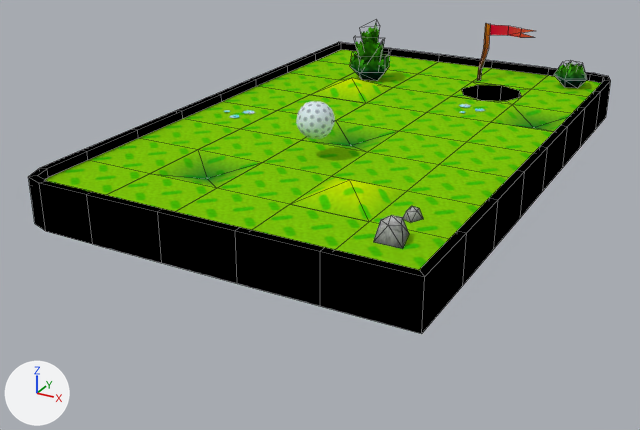
An edit to the Blender file Blends/levels/demo_04.blend, drawn before and after from the same camera.
Camera for both pictures: a 50 mm lens placed at (10.52, -20.9, 7.85), pointed at (-0.77, -0.36, -2.42). The axes (+X, +Y, +Z) are drawn at lower left. The lights are the same throughout. The older version comes first. Mesh edges are drawn as thin lines on the coarser meshes.

Objects in the first picture: 'Grass', 'Grass.001', 'Grass.008', 'Grass.010', 'Grass.033', 'Grass.034', 'GrassUp.001', 'WallSmallCorner', 'WallSmallCornerRound', 'WallSmallStraight', 'WallSmallStraight.001', 'WallSmallStraight.002' and 58 more.
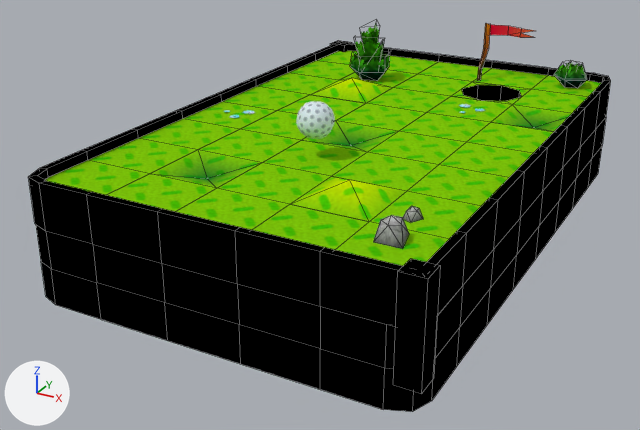
Commit message: Integrate more wall models

Location of each change, [x1, y1, x2, y2] in pixels of the pictures (640 x 430 px):
'WallBigCornerRound.001', added
    after: [320, 286, 463, 412]
'WallBigStraight.002', added
    after: [237, 284, 320, 389]
'WallBigStraight.001', added
    after: [162, 263, 241, 364]
'Pillar', added
    after: [393, 259, 440, 393]
'WallBigStraight', added
    after: [93, 244, 168, 341]
'WallBigCornerRound', added
    after: [36, 225, 101, 319]
'WallBigStraight.005', added
    after: [457, 250, 494, 366]
'WallBigStraight.006', added
    after: [487, 219, 520, 325]
'WallBigStraight.007', added
    after: [513, 192, 543, 289]
'WallBigStraight.008', added
    after: [536, 168, 563, 258]
'WallBigStraight.009', added
    after: [555, 148, 580, 232]
'WallBigStraight.010', added
    after: [573, 130, 596, 208]
'WallBigCornerRound.002', added
    after: [588, 118, 606, 187]
'Pillar.001', added
    after: [330, 41, 352, 52]

What changed in the scene script:
```text
Add col_pillar:
    col_pillar = bpy.data.collections.new('Pillar')
    col_pillar.objects.link(ob_pillar_002)
Add col_wallbigcornerround:
    col_wallbigcornerround = bpy.data.collections.new('WallBigCornerRound')
    col_wallbigcornerround.objects.link(ob_wallbigcornerround_004)
Add col_wallbigstraight:
    col_wallbigstraight = bpy.data.collections.new('WallBigStraight')
    col_wallbigstraight.objects.link(ob_wallbigstraight_018)
Add ob_pillar_002:
    ob_pillar_002 = bpy.data.objects.new('Pillar.002', me_pillar)  # a box spanning x -0.5..0.5, y -2.08..2.08, z -0.5..0.5; in mat_m_diffuse_stripes (its picture is missing)
    ob_pillar_002.location = (0.0, 0.0, 0.0)
    ob_pillar_002.rotation_euler = (1.571, 0.0, 0.0)  # degrees (90, 0, 0)
    ob_pillar_002.scale = (0.605, 0.605, 0.605)
Add ob_wallbigstraight_018:
    ob_wallbigstraight_018 = bpy.data.objects.new('WallBigStraight.018', me_wallbighstraight)  # 6 vertices, 2 faces; spans x 0.6, y -0.5..0.5, z -0.5..0.5; in mat_m_diffuse_stripes (its picture is missing)
    ob_wallbigstraight_018.location = (0.0, 0.0, 0.0)
    ob_wallbigstraight_018.rotation_euler = (1.571, 0.0, 0.0)  # degrees (90, 0, 0)
    ob_wallbigstraight_018.scale = (2.0, 2.0, 2.0)
Add ob_wallbigcornerround_004:
    ob_wallbigcornerround_004 = bpy.data.objects.new('WallBigCornerRound.004', me_wallbigcornerround)  # 15 vertices, 8 faces; spans x -0.5..0.6, y -0.5..0.5, z -0.5..0.6; in mat_m_diffuse_stripes (its picture is missing)
    ob_wallbigcornerround_004.location = (0.0, 0.0, 0.0)
    ob_wallbigcornerround_004.rotation_euler = (1.571, 0.0, 0.0)  # degrees (90, 0, 0)
    ob_wallbigcornerround_004.scale = (2.0, 2.0, 2.0)
Add ob_pillar_001:
    ob_pillar_001 = bpy.data.objects.new('Pillar.001', None)
    ob_pillar_001.location = (-5.0, 9.0, -1.0)
    ob_pillar_001.instance_type = 'COLLECTION'
    ob_pillar_001.instance_collection = col_pillar
Add ob_wallbigcornerround_002:
    ob_wallbigcornerround_002 = bpy.data.objects.new('WallBigCornerRound.002', None)
    ob_wallbigcornerround_002.location = (4.0, 8.0, -2.0)
    ob_wallbigcornerround_002.rotation_euler = (0.0, 0.0, 1.571)  # degrees (0, 0, 90)
    ob_wallbigcornerround_002.instance_type = 'COLLECTION'
    ob_wallbigcornerround_002.instance_collection = col_wallbigcornerround
Add ob_wallbigcornerround_001:
    ob_wallbigcornerround_001 = bpy.data.objects.new('WallBigCornerRound.001', None)
    ob_wallbigcornerround_001.location = (4.0, -6.0, -2.0)
    ob_wallbigcornerround_001.instance_type = 'COLLECTION'
    ob_wallbigcornerround_001.instance_collection = col_wallbigcornerround
Add ob_wallbigstraight_010:
    ob_wallbigstraight_010 = bpy.data.objects.new('WallBigStraight.010', None)
    ob_wallbigstraight_010.location = (4.0, 6.0, -2.0)
    ob_wallbigstraight_010.instance_type = 'COLLECTION'
    ob_wallbigstraight_010.instance_collection = col_wallbigstraight
Add ob_wallbigstraight_009:
    ob_wallbigstraight_009 = bpy.data.objects.new('WallBigStraight.009', None)
    ob_wallbigstraight_009.location = (4.0, 4.0, -2.0)
    ob_wallbigstraight_009.instance_type = 'COLLECTION'
    ob_wallbigstraight_009.instance_collection = col_wallbigstraight
Add ob_wallbigstraight_008:
    ob_wallbigstraight_008 = bpy.data.objects.new('WallBigStraight.008', None)
    ob_wallbigstraight_008.location = (4.0, 2.0, -2.0)
    ob_wallbigstraight_008.instance_type = 'COLLECTION'
    ob_wallbigstraight_008.instance_collection = col_wallbigstraight
Add ob_wallbigstraight_007:
    ob_wallbigstraight_007 = bpy.data.objects.new('WallBigStraight.007', None)
    ob_wallbigstraight_007.location = (4.0, 0.0, -2.0)
    ob_wallbigstraight_007.instance_type = 'COLLECTION'
    ob_wallbigstraight_007.instance_collection = col_wallbigstraight
Add ob_wallbigstraight_006:
    ob_wallbigstraight_006 = bpy.data.objects.new('WallBigStraight.006', None)
    ob_wallbigstraight_006.location = (4.0, -2.0, -2.0)
    ob_wallbigstraight_006.instance_type = 'COLLECTION'
    ob_wallbigstraight_006.instance_collection = col_wallbigstraight
Add ob_wallbigstraight_005:
    ob_wallbigstraight_005 = bpy.data.objects.new('WallBigStraight.005', None)
    ob_wallbigstraight_005.location = (4.0, -4.0, -2.0)
    ob_wallbigstraight_005.instance_type = 'COLLECTION'
    ob_wallbigstraight_005.instance_collection = col_wallbigstraight
Add ob_pillar:
    ob_pillar = bpy.data.objects.new('Pillar', None)
    ob_pillar.location = (5.0, -7.0, -1.0)
    ob_pillar.instance_type = 'COLLECTION'
    ob_pillar.instance_collection = col_pillar
Add ob_wallbigstraight_002:
    ob_wallbigstraight_002 = bpy.data.objects.new('WallBigStraight.002', None)
    ob_wallbigstraight_002.location = (2.0, -6.0, -2.0)
    ob_wallbigstraight_002.rotation_euler = (0.0, 0.0, -1.571)  # degrees (0, 0, -90)
    ob_wallbigstraight_002.instance_type = 'COLLECTION'
    ob_wallbigstraight_002.instance_collection = col_wallbigstraight
Add ob_wallbigstraight_001:
    ob_wallbigstraight_001 = bpy.data.objects.new('WallBigStraight.001', None)
    ob_wallbigstraight_001.location = (0.0, -6.0, -2.0)
    ob_wallbigstraight_001.rotation_euler = (0.0, 0.0, -1.571)  # degrees (0, 0, -90)
    ob_wallbigstraight_001.instance_type = 'COLLECTION'
    ob_wallbigstraight_001.instance_collection = col_wallbigstraight
Add ob_wallbigstraight:
    ob_wallbigstraight = bpy.data.objects.new('WallBigStraight', None)
    ob_wallbigstraight.location = (-2.0, -6.0, -2.0)
    ob_wallbigstraight.rotation_euler = (0.0, 0.0, -1.571)  # degrees (0, 0, -90)
    ob_wallbigstraight.instance_type = 'COLLECTION'
    ob_wallbigstraight.instance_collection = col_wallbigstraight
Add ob_wallbigcornerround:
    ob_wallbigcornerround = bpy.data.objects.new('WallBigCornerRound', None)
    ob_wallbigcornerround.location = (-4.0, -6.0, -2.0)
    ob_wallbigcornerround.rotation_euler = (0.0, 0.0, -1.571)  # degrees (0, 0, -90)
    ob_wallbigcornerround.instance_type = 'COLLECTION'
    ob_wallbigcornerround.instance_collection = col_wallbigcornerround
```
